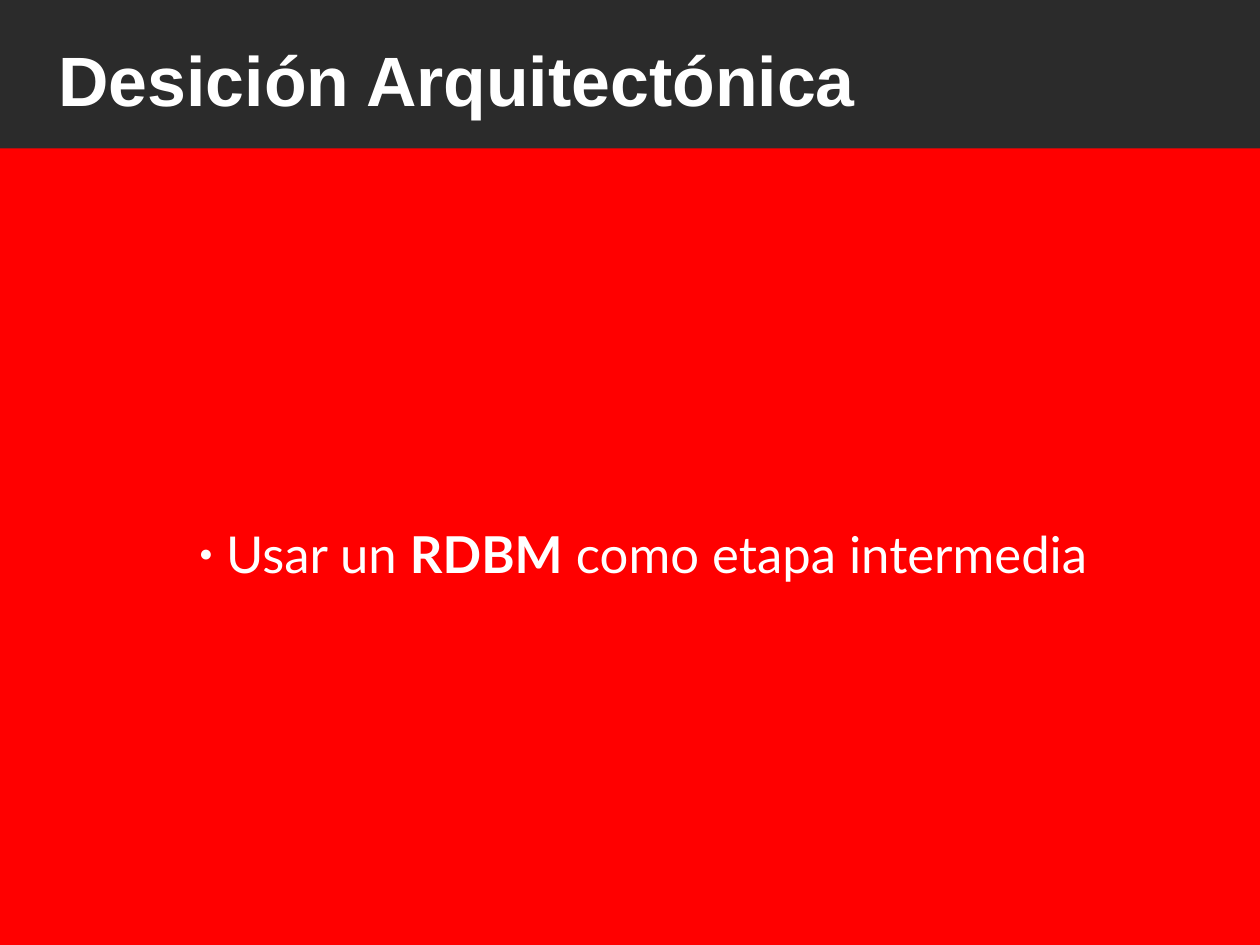
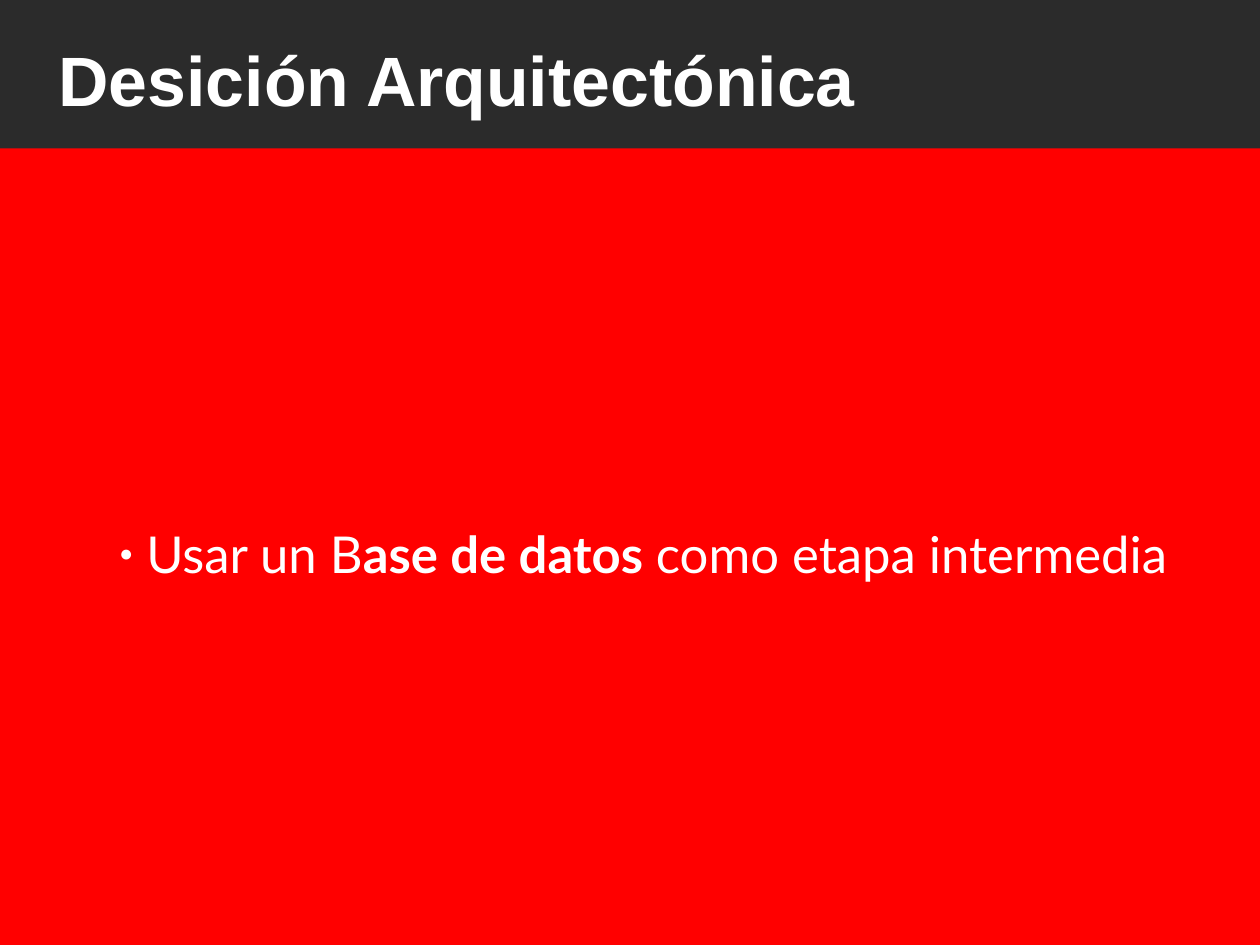
Before and after one commit to ervin45/proyectofinal, a slide deck: slide 17 of doc/material_para_la_catedra/presentacion_final/presentacion_final.odp (slide 20 before the commit). Drawn at 1260x945 pixels with LibreOffice and Linux fonts; fonts in the diff are those of the drawing; background and template pictures are left out; a plain dark background stands for a picture behind light text. Boxes give left, top, right and bottom in pixels: in the first picture for what was removed or moved away, otherwise in the second. Text is boxed around its words. In the diff, an @@ line names an element or a change of style, - is before the commit and + after.

```diff
--- a/doc/material_para_la_catedra/presentacion_final/presentacion_final.odp
+++ b/doc/material_para_la_catedra/presentacion_final/presentacion_final.odp
@@ subtitle at [146, 535, 1167, 582]: text changed @@
-  ● Usar un RDBM como etapa intermedia
+  ● Usar un Base de datos como etapa intermedia
```
Also in this commit, not shown: 3 other slides changed, 8 slides removed.
